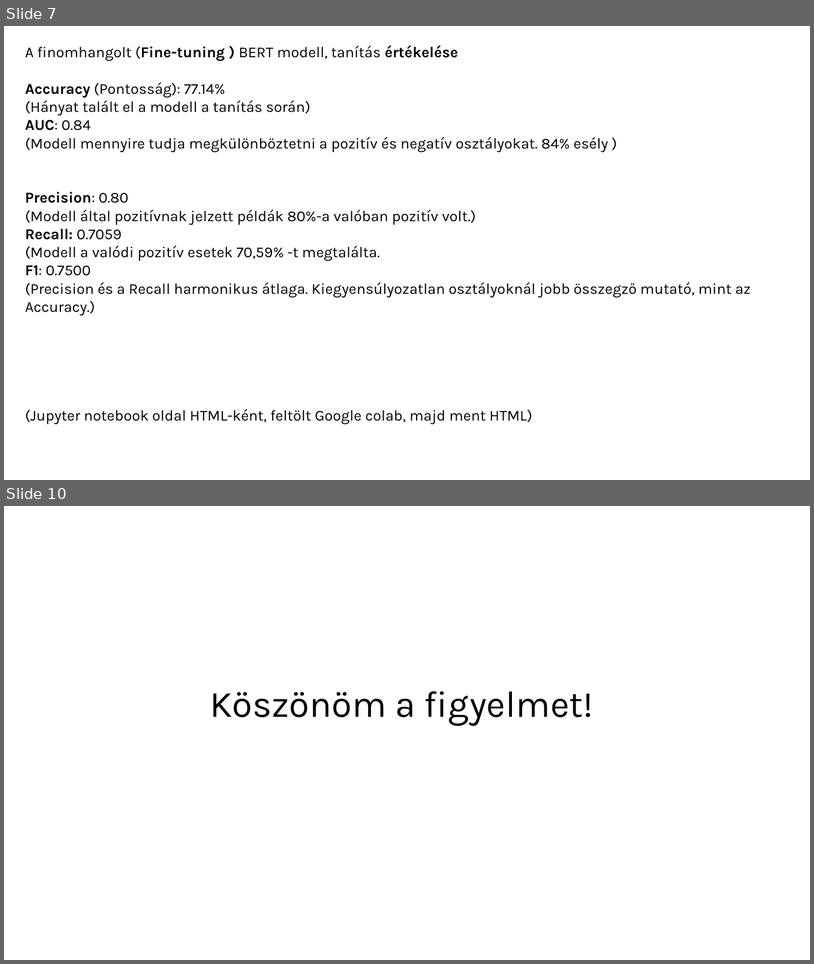
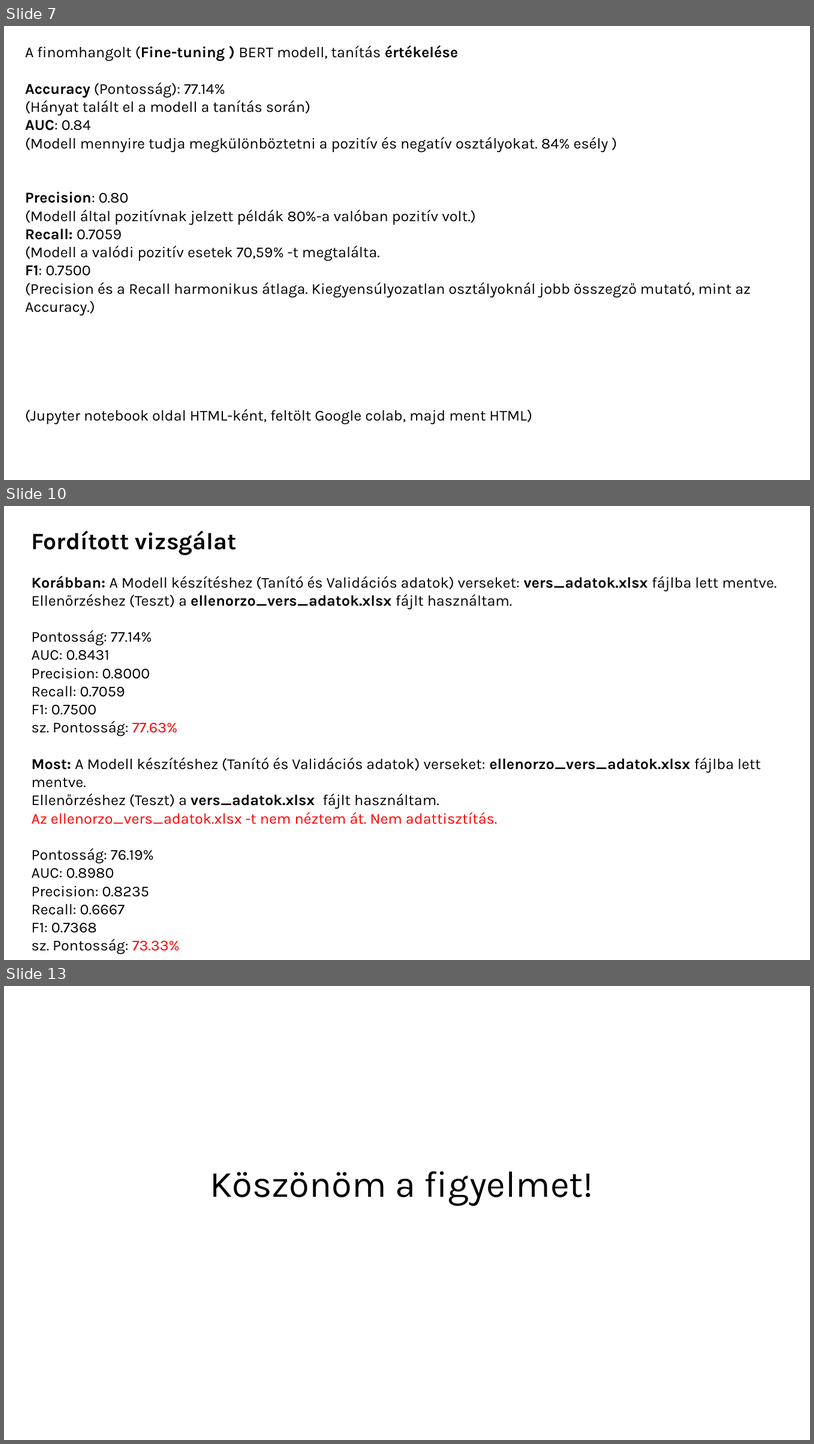
Before and after one commit to minorharpman/erzelemelemzes, a slide deck: Erzelemelemzes.pptx. Shown one above the other, each under a label of ours: slides 7 and 10 before the commit, slides 7, 10 and 13 after it; the slides between them are not shown. The pictures are 814x964 and 814x1444 pixels, drawn with LibreOffice and Linux fonts; fonts in the diff are those of the drawing. Boxes give left, top, right and bottom in pixels: in the first picture for what was removed or moved away, otherwise in the second. Text is boxed around its words. In the diff, an @@ line names an element or a change of style, - is before the commit and + after.

```diff
--- a/Erzelemelemzes.pptx
+++ b/Erzelemelemzes.pptx
@@ slide 10 added at <box>4,506,810,960</box>, background #FFFFFF @@
@@ text added at <box>32,531,777,954</box>, 18 pt, text #000000 @@
+Fordított vizsgálat
+Korábban: A Modell készítéshez (Tanító és Validációs adatok) verseket: vers_adatok.xlsx fájlba lett mentve.
+Ellenőrzéshez (Teszt) a ellenorzo_vers_adatok.xlsx fájlt használtam.
+Pontosság: 77.14%
+AUC: 0.8431
+Precision: 0.8000
+Recall: 0.7059
+F1: 0.7500
+sz. Pontosság: 77.63%
+Most: A Modell készítéshez (Tanító és Validációs adatok) verseket: ellenorzo_vers_adatok.xlsx fájlba lett mentve.
+Ellenőrzéshez (Teszt) a vers_adatok.xlsx fájlt használtam.
+Az ellenorzo_vers_adatok.xlsx -t nem néztem át. Nem adattisztítás.
+Pontosság: 76.19%
+AUC: 0.8980
+Precision: 0.8235
+Recall: 0.6667
+F1: 0.7368
+sz. Pontosság: 73.33%
@@ what was slide 10 is now slide 13 @@
```
Also in this commit, not shown: 6 slides changed, 2 other slides added, 1 other file.
